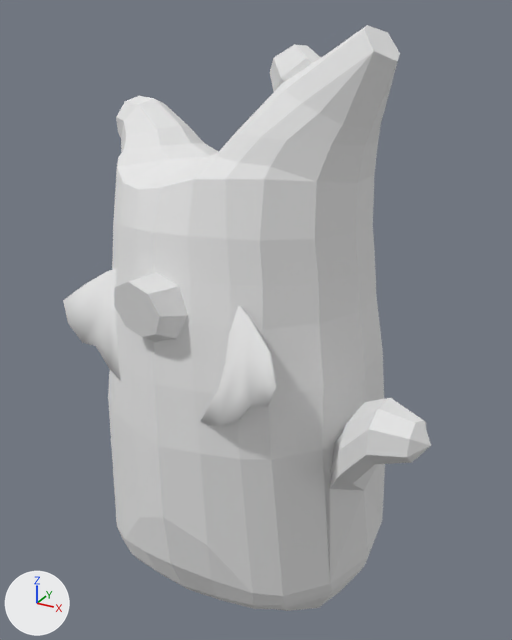
An edit to the OBJ model assets/korok_3/idle/frame_0102.obj, drawn before and after from the same camera.
The view is the same before and after, from a 50 mm camera at (1.24, -2.14, 1.42) aimed at (0.02, 0.09, 0.3). The axes (+X, +Y, +Z) are drawn at lower left. The lights are the same throughout. Where no turn or scale is listed for an object, it has been applied to the vertices.

The first picture shows 'korok', 'leaf', 'nose'.
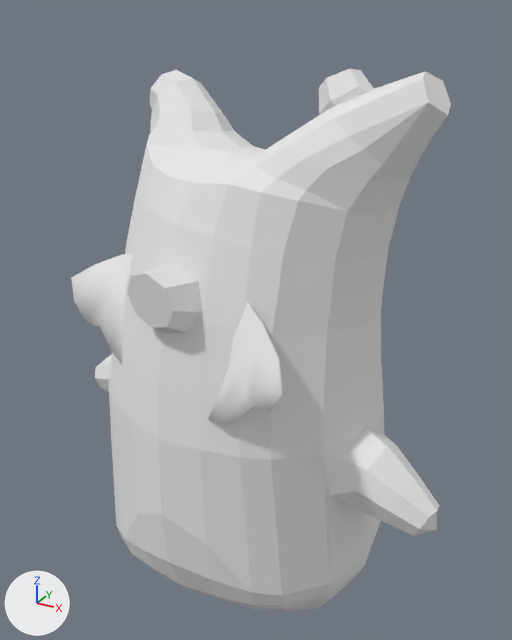
Diff of the bpy script that builds the scene:
```diff
--- a/assets/korok_3/idle/frame_0102.obj.py
+++ b/assets/korok_3/idle/frame_0102.obj.py
@@ me_korok @@
 # used by ob_korok; location = (0.0, 0.0, 0.0)
-me_korok.from_pydata(...)  # 888 vertices, 938 faces; spans x -0.83..0.85, y -0.54..0.62, z -0.94..1.37
+me_korok.from_pydata(...)  # 888 vertices, 938 faces; spans x -0.85..0.85, y -0.53..0.63, z -0.94..1.25
+# me_korok part 1: 598 of 888 vertices moved; they spanned x -0.83..0.85, y -0.54..0.62, z -0.53..1.37 and now span x -0.85..0.85, y -0.53..0.63, z -0.54..1.25; mean shift (0.04, 0.05, -0.06); largest move (0.8, -0.44, 0.25) -> (0.78, -0.18, -0.24)
 me_korok.materials.append(mat_wood)
@@ me_leaf @@
 me_leaf.from_pydata(...)  # 142 vertices, 140 faces; spans x -0.56..0.438, y -0.559..-0.26, z 0.143..0.915
 # used by ob_leaf; location = (0.0, 0.0, 0.0)
+# me_leaf part 2: the whole mesh is multiplied about its middle by the matrix ((0.992, 0.003, 0.123), (-0.005, 1.0, 0.018), (-0.123, -0.018, 0.992)), then moved by (0.015, 0.047, 0.014)
 me_leaf.materials.append(mat_leaf)
@@ me_nose @@
 me_nose.from_pydata(...)  # 48 vertices, 36 faces; spans x -0.174..0.094, y -0.553..-0.294, z 0.38..0.66
 # used by ob_nose; location = (0.0, 0.0, 0.0)
+# me_nose part 3: the whole mesh is multiplied about its middle by the matrix ((0.992, 0.003, 0.123), (-0.005, 1.0, 0.018), (-0.123, -0.018, 0.992)), then moved by (0.013, 0.047, 0.011)
 me_nose.materials.append(mat_wood)
```

Location of each change, (x1, y1, x2, y2) in pixels of the pictures (512 x 640 px; the box of a moved part takes in the faces that stretch with it):
'korok', reshaped (10% wider, 7% shorter): before (108, 25, 431, 611); after (95, 69, 451, 611)
'leaf', reshaped (7% taller): before (63, 268, 277, 426); after (71, 253, 283, 422)
'nose', reshaped: before (114, 272, 188, 342); after (127, 264, 202, 334)
part 1 of me_korok, moved or reshaped: before (108, 25, 431, 567); after (95, 69, 451, 567)
